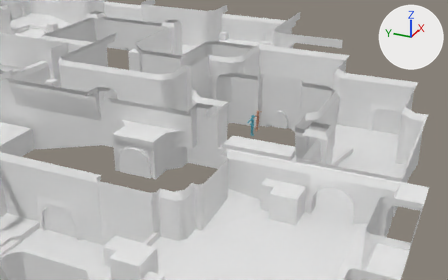
One commit to the glTF model assets/Dust2Laugh/Dust2Laugh.gltf: the scene before it, then after it.
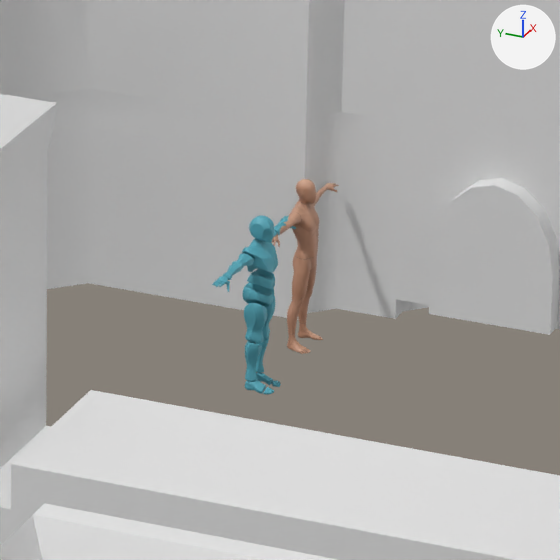
There are two pictures of each version: one from a 50 mm lens placed at (-44.41, -17.4, 21.26), pointed at (-1.02, 2.13, -0.43), one close up on the part from 50% to 64% of the width and 32% to 55% of the height. Lighting does not change. The marker at upper right points along +X, +Y and +Z. The first two pictures are the older version. Where no turn or scale is listed for an object, it has been applied to the vertices.
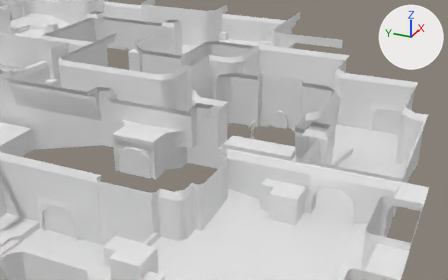
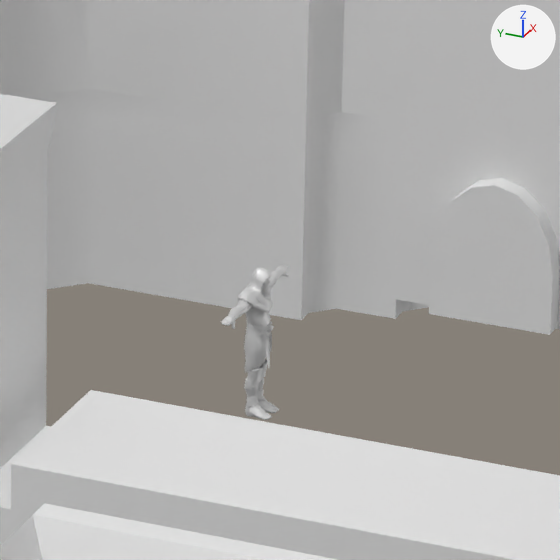
Location of each change, (x1, y1, x2, y2) in pixels of the close-ups (560 x 560 px):
'Mesh.000', deleted (cyan): before (212, 215, 296, 395)
'Mesh.001', deleted: before (272, 179, 339, 354)
'Lower_Armor', added: after (229, 267, 283, 381)
'Body', added: after (244, 360, 279, 420)
'Head_Hands', added: after (221, 265, 289, 329)

What the commit changed:
Material 'Knight_MAT2' (mat_knight_mat2) is new.
Its base color is (0.8, 0.8, 0.8) (white #e7e7e7).
Its metallic is 0.5.
Its roughness is 0.553.
Mesh me_lower_armor is new.
It has 2421 vertices, 4542 faces and spans x -0.639..0.62, y -0.145..0.175, z 0.32..1.533.
It uses material mat_knight_mat2 (its picture is missing).
Mesh me_head_hands is new.
It has 2742 vertices, 5330 faces and spans x -0.81..0.78, y -0.11..0.1, z 1.17..1.46.
It uses material mat_knight_mat2 (its picture is missing).
Mesh me_body is new.
It has 1667 vertices, 3252 faces and spans x -0.164..0.164, y -0.191..0.108, z -0.017..0.524.
It uses material mat_knight_mat2 (its picture is missing).
Object 'Mesh.000' (ob_mesh_000) is deleted.
Object 'Mesh.001' (ob_mesh_001) is deleted.
Object 'Lower_Armor' (ob_lower_armor) is new; it shows me_lower_armor.
Its location is (0.0, 0.0, -0.27).
Object 'Head_Hands' (ob_head_hands) is new; it shows me_head_hands.
Its location is (0.0, 0.0, -0.27).
Object 'Body' (ob_body) is new; it shows me_body.
Its location is (0.0, 0.0, -0.27).
